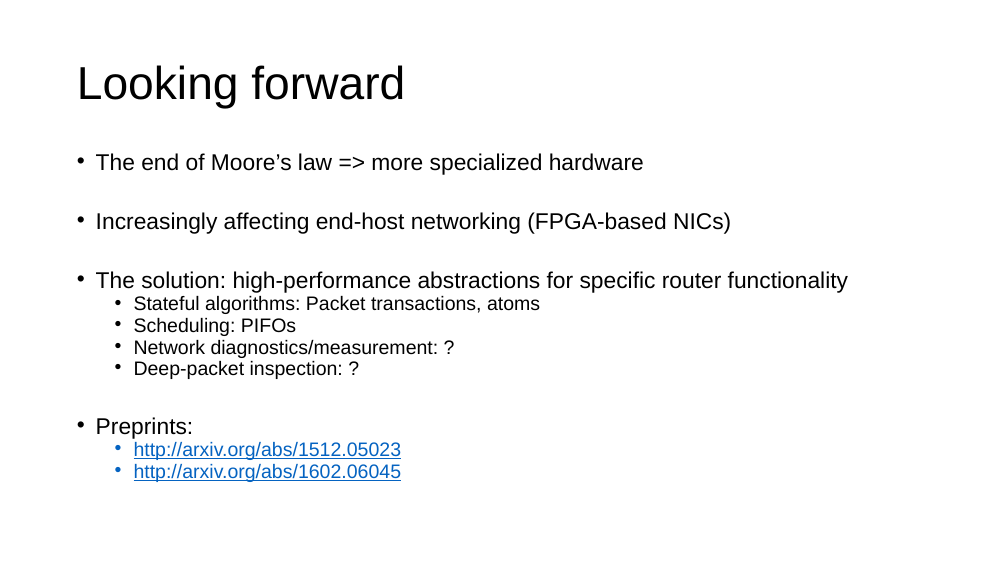
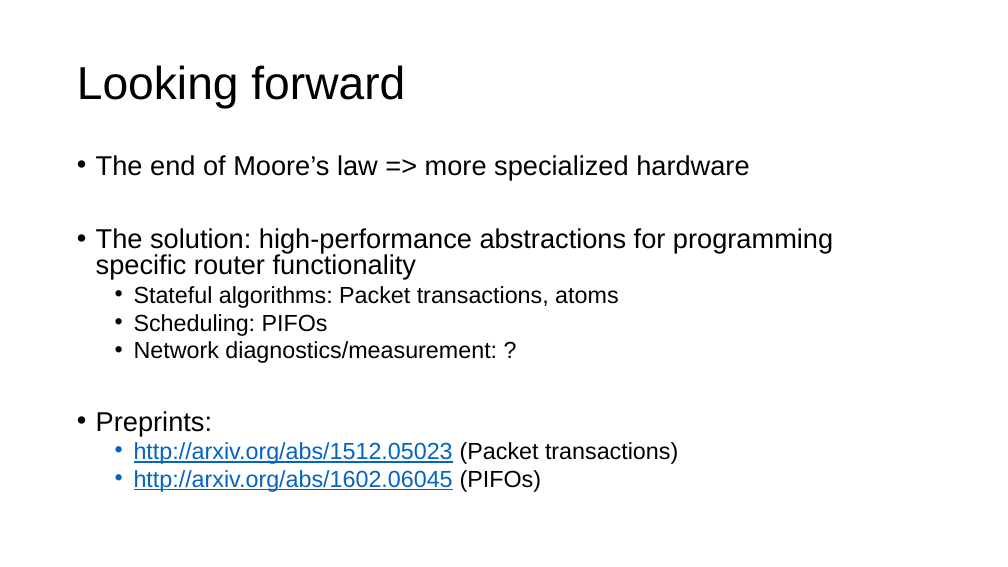
Before and after one commit to anirudhSK/pifo-domino-marple-ppts, a slide deck: slide 48 of domino_pifo.pptx. Drawn at 1008x567 pixels with LibreOffice and Linux fonts; fonts in the diff are those of the drawing. Boxes give left, top, right and bottom in pixels: in the first picture for what was removed or moved away, otherwise in the second. Text is boxed around its words. In the diff, an @@ line names an element or a change of style, - is before the commit and + after.

```diff
--- a/domino_pifo.pptx
+++ b/domino_pifo.pptx
@@ text at <box>96,155,749,435</box>: size 21.7 to 25.9 pt in "The end of Moore’s law => more ...", "Preprints:"; size 18.6 to 22.2 pt in "Stateful algorithms: Packet transactions, atoms", "Scheduling: PIFOs", "Network diagnostics/measurement: ?"; line spacing 0.7 to 0.8 @@
@@ text at <box>96,228,833,279</box>: text changed; size 21.7 to 25.9 pt @@
-• Increasingly affecting end-host networking (FPGA-based NICs)
-• The solution: high-performance abstractions for specific router functionality
+• The solution: high-performance abstractions for programming specific router functionality
@@ text at <box>134,361,343,379</box>: paragraph removed @@
-  • Deep-packet inspection: ?
@@ text at <box>134,442,678,492</box>: text changed; size 18.6 to 22.2 pt @@
-  • http://arxiv.org/abs/1512.05023
-  • http://arxiv.org/abs/1602.06045
+  • http://arxiv.org/abs/1512.05023 (Packet transactions)
+  • http://arxiv.org/abs/1602.06045 (PIFOs)
```
Also in this commit, not shown: 3 other slides changed.
